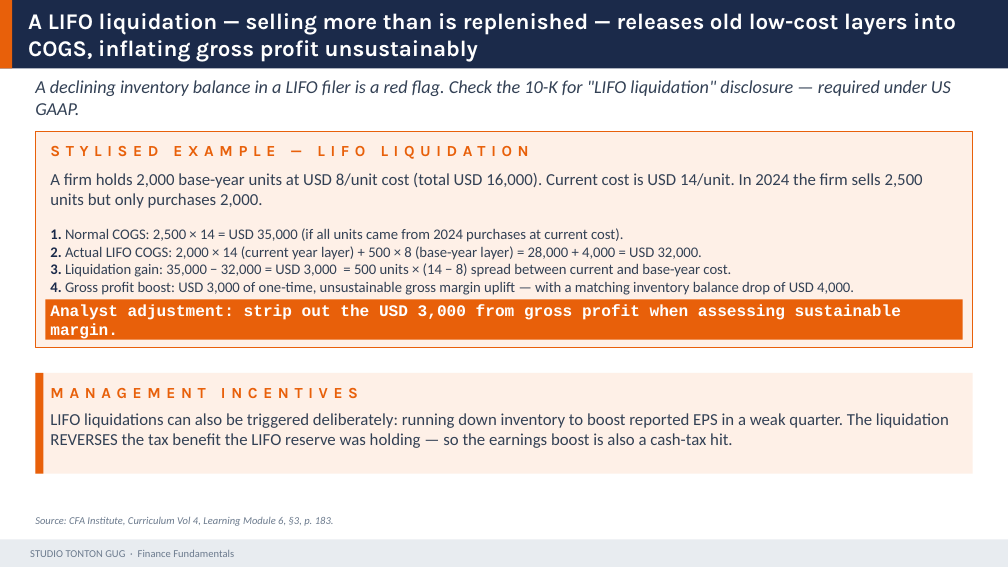
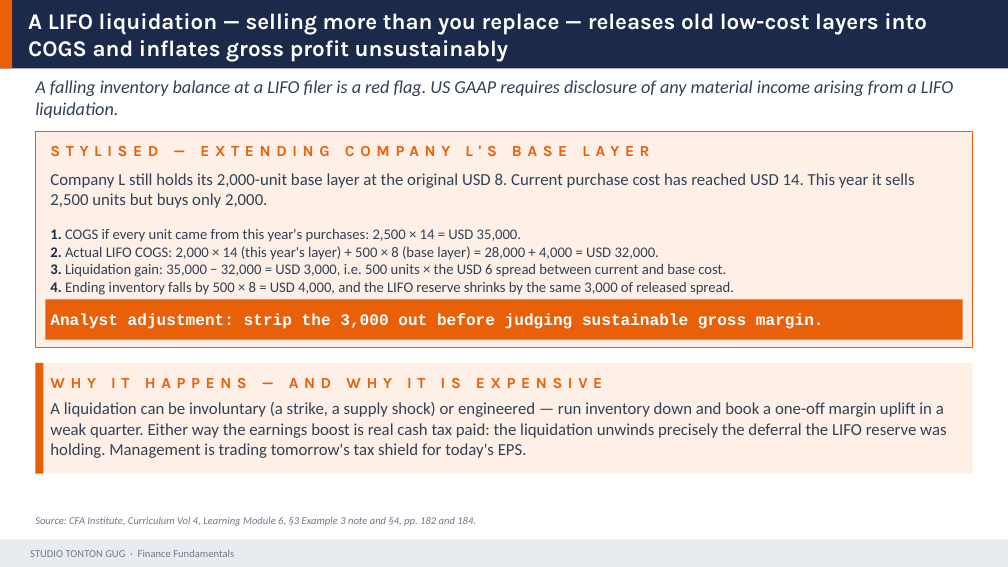
Before and after one commit to Gug4ever/Tonton_Gug_Studio, a slide deck: slide 21 of assets/finance/D07_FSA_II_CF_Inventory_LTA.pptx. Drawn at 1008x567 pixels with LibreOffice and Linux fonts; fonts in the diff are those of the drawing. Boxes give left, top, right and bottom in pixels: in the first picture for what was removed or moved away, otherwise in the second. Text is boxed around its words. In the diff, an @@ line names an element or a change of style, - is before the commit and + after.

```diff
--- a/assets/finance/D07_FSA_II_CF_Inventory_LTA.pptx
+++ b/assets/finance/D07_FSA_II_CF_Inventory_LTA.pptx
@@ text at <box>28,13,927,62</box>: text changed @@
-A LIFO liquidation — selling more than is replenished — releases old low-cost layers into COGS, inflating gross profit unsustainably
+A LIFO liquidation — selling more than you replace — releases old low-cost layers into COGS and inflates gross profit unsustainably
@@ text at <box>35,80,953,118</box>: text changed @@
-A declining inventory balance in a LIFO filer is a red flag. Check the 10-K for "LIFO liquidation" disclosure — required under US GAAP.
+A falling inventory balance at a LIFO filer is a red flag. US GAAP requires disclosure of any material income arising from a LIFO liquidation.
@@ text at <box>50,145,649,156</box>: text changed @@
-STYLISED EXAMPLE — LIFO LIQUIDATION
+STYLISED — EXTENDING COMPANY L'S BASE LAYER
@@ text at <box>50,173,914,208</box>: text changed @@
-A firm holds 2,000 base-year units at USD 8/unit cost (total USD 16,000). Current cost is USD 14/unit. In 2024 the firm sells 2,500 units but only purchases 2,000.
+Company L still holds its 2,000-unit base layer at the original USD 8. Current purchase cost has reached USD 14. This year it sells 2,500 units but buys only 2,000.
@@ text at <box>50,229,734,295</box>: text changed @@
-1. Normal COGS: 2,500 × 14 = USD 35,000 (if all units came from 2024 purchases at current cost).
-2. Actual LIFO COGS: 2,000 × 14 (current year layer) + 500 × 8 (base-year layer) = 28,000 + 4,000 = USD 32,000.
-3. Liquidation gain: 35,000 − 32,000 = USD 3,000 = 500 units × (14 − 8) spread between current and base-year cost.
-4. Gross profit boost: USD 3,000 of one-time, unsustainable gross margin uplift — with a matching inventory balance drop of USD 4,000.
+1. COGS if every unit came from this year's purchases: 2,500 × 14 = USD 35,000.
+2. Actual LIFO COGS: 2,000 × 14 (this year's layer) + 500 × 8 (base layer) = 28,000 + 4,000 = USD 32,000.
+3. Liquidation gain: 35,000 − 32,000 = USD 3,000, i.e. 500 units × the USD 6 spread between current and base cost.
+4. Ending inventory falls by 500 × 8 = USD 4,000, and the LIFO reserve shrinks by the same 3,000 of released spread.
@@ text at <box>50,314,824,329</box>: text changed @@
-Analyst adjustment: strip out the USD 3,000 from gross profit when assessing sustainable margin.
+Analyst adjustment: strip the 3,000 out before judging sustainable gross margin.
@@ rectangle: place and size @@
-rectangle at <box>35,373,973,474</box>
+rectangle at <box>35,363,973,474</box>
@@ rectangle: place and size @@
-rectangle at <box>35,373,43,474</box>
+rectangle at <box>35,363,43,474</box>
@@ text at <box>50,378,602,388</box>: text changed @@
-MANAGEMENT INCENTIVES
+WHY IT HAPPENS — AND WHY IT IS EXPENSIVE
@@ text at <box>50,402,946,458</box>: text changed @@
-LIFO liquidations can also be triggered deliberately: running down inventory to boost reported EPS in a weak quarter. The liquidation REVERSES the tax benefit the LIFO reserve was holding — so the earnings boost is also a cash-tax hit.
+A liquidation can be involuntary (a strike, a supply shock) or engineered — run inventory down and book a one-off margin uplift in a weak quarter. Either way the earnings boost is real cash tax paid: the liquidation unwinds precisely the deferral the LIFO reserve was holding. Management is trading tomorrow's tax shield for today's EPS.
@@ text at <box>35,517,476,526</box>: text changed @@
-Source: CFA Institute, Curriculum Vol 4, Learning Module 6, §3, p. 183.
+Source: CFA Institute, Curriculum Vol 4, Learning Module 6, §3 Example 3 note and §4, pp. 182 and 184.
```
Also in this commit, not shown: 28 other slides changed, 1 slide added, 1 slide removed, 9 other files.
